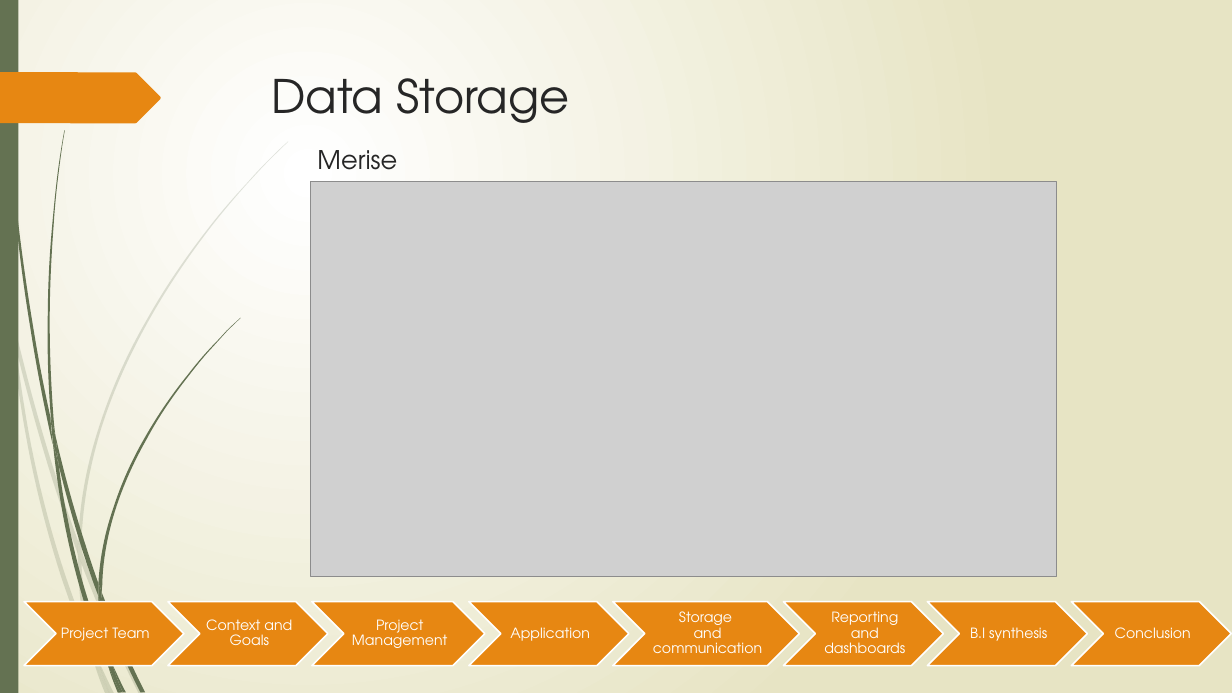
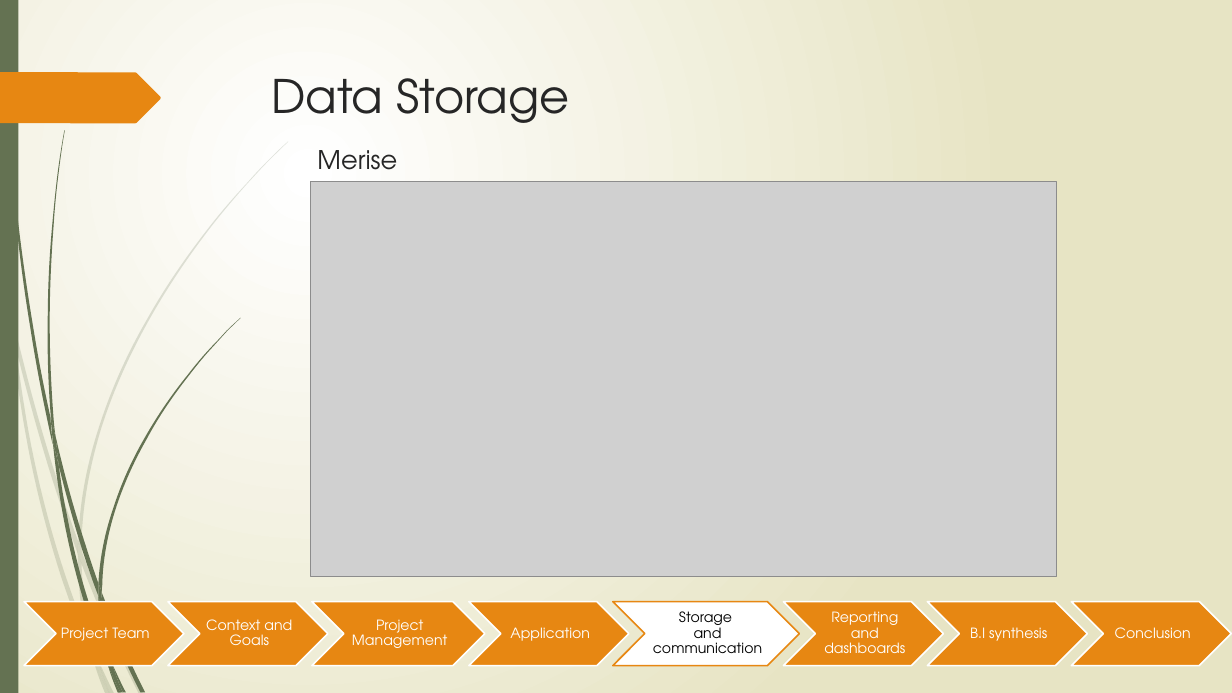
Before and after one commit to Gaetan90/ProjetBI, a slide deck: slide 11 of Projet BI.pptx. Drawn at 1232x693 pixels with LibreOffice and Linux fonts; fonts in the diff are those of the drawing; grey boxes stand for pictures. Boxes give left, top, right and bottom in pixels: in the first picture for what was removed or moved away, otherwise in the second. Text is boxed around its words. In the diff, an @@ line names an element or a change of style, - is before the commit and + after.

```diff
--- a/Projet BI.pptx
+++ b/Projet BI.pptx
@@ chevron at [613,602,799,665]: fill #E78712 to #FFFFFF; outline #FFFFFF 1.25 pt to #E78712 1.25 pt @@
@@ text "Storage and communication" at [653,611,762,653]: text colour #FFFFFF to #000000 @@
```
Also in this commit, not shown: 9 other slides changed, 1 slide added.
